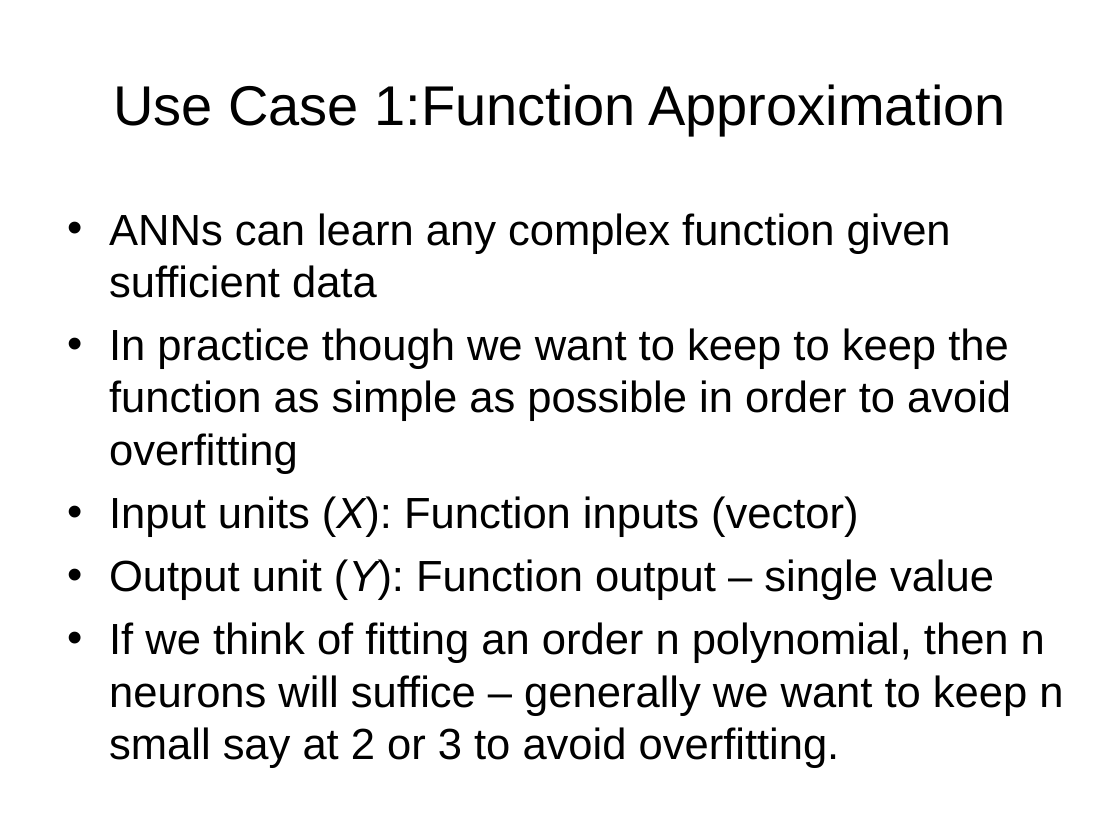
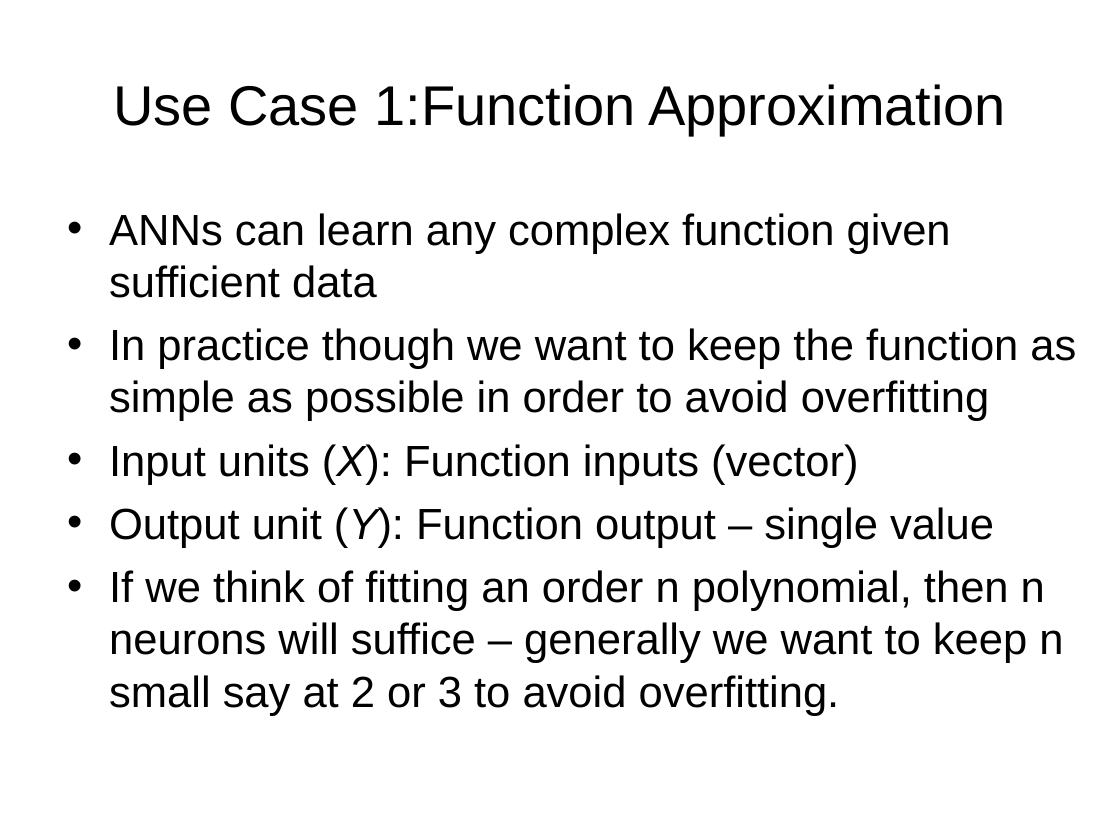
Before and after one commit to bring-nirachornkul/5210, a slide deck: slide 30 of Exam 2/NN&Learning.ppt. Drawn at 1120x840 pixels with LibreOffice and Linux fonts; fonts in the diff are those of the drawing. Boxes give left, top, right and bottom in pixels: in the first picture for what was removed or moved away, otherwise in the second. Text is boxed around its words. In the diff, an @@ line names an element or a change of style, - is before the commit and + after.

Commit message:
Correct typos in lectures

```diff
--- a/Exam 2/NN&Learning.ppt
+++ b/Exam 2/NN&Learning.ppt
@@ text at <box>109,328,1076,421</box>: text changed @@
-• In practice though we want to keep to keep the function as simple as possible in order to avoid overfitting
+• In practice though we want to keep the function as simple as possible in order to avoid overfitting
```
Also in this commit, not shown: 2 other slides changed, 2 other files.
